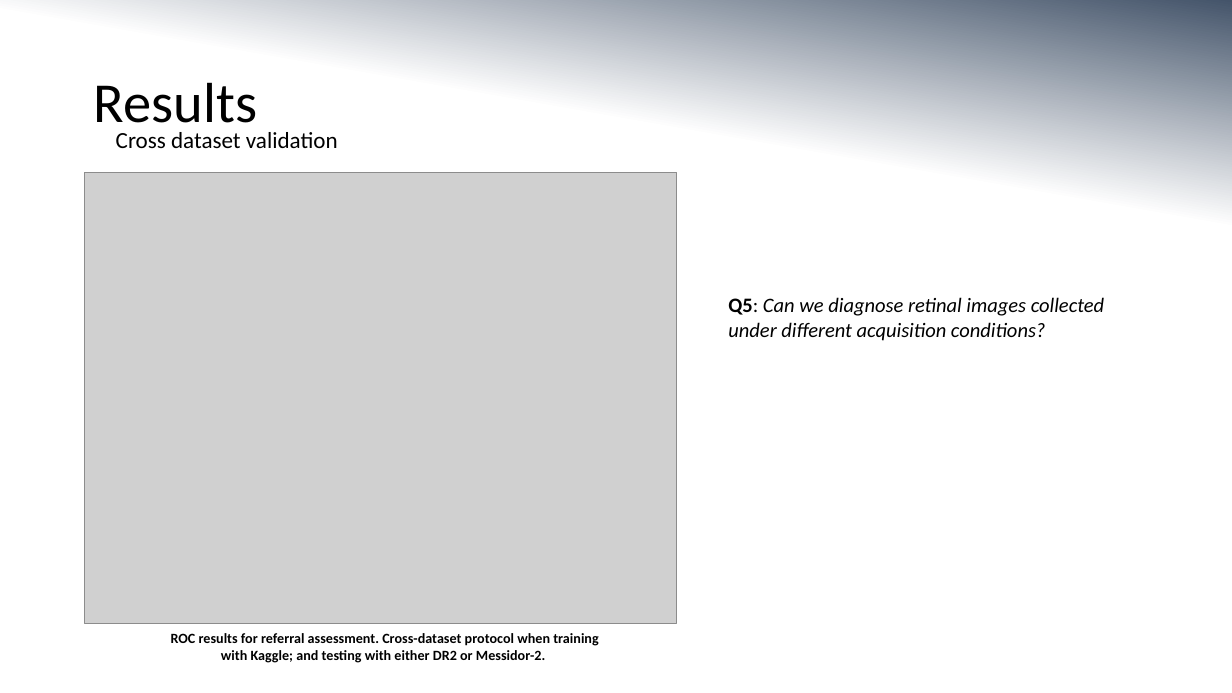
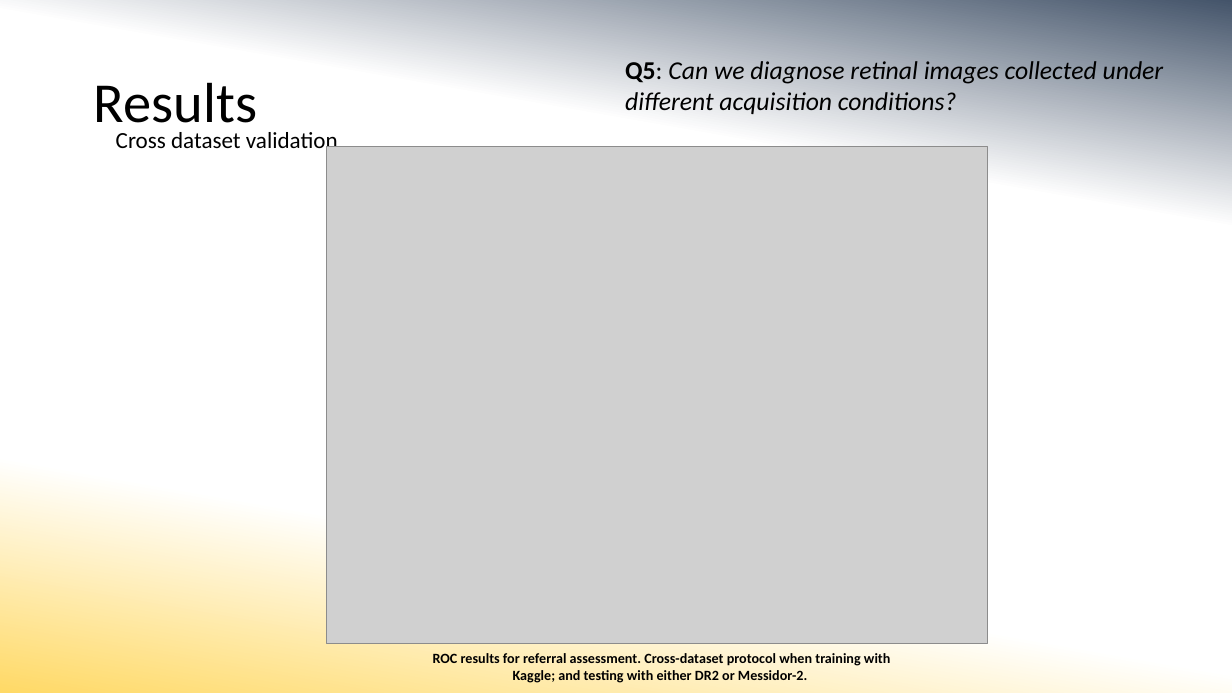
Before and after one commit to MorganMWJ/sem1020-paper-presentations, a slide deck: slide 12 of dr_slides.pptx (slide 11 before the commit). Drawn at 1232x693 pixels with LibreOffice and Linux fonts; fonts in the diff are those of the drawing; grey boxes stand for pictures. Boxes give left, top, right and bottom in pixels: in the first picture for what was removed or moved away, otherwise in the second. Text is boxed around its words. In the diff, an @@ line names an element or a change of style, - is before the commit and + after.

```diff
--- a/dr_slides.pptx
+++ b/dr_slides.pptx
@@ background gradient #44546A to #FFFFFF to gradient #44546A to #FFFFFF to #FFD966 @@
@@ text "Q5: Can we diagnose retinal ...": place and size @@
-text "Q5: Can we diagnose retinal ..." at box(728, 297, 1104, 341)
+text "Q5: Can we diagnose retinal ..." at box(625, 61, 1164, 114)
@@ text "Q5: Can we diagnose retinal ..." at box(625, 61, 1164, 114): size 16 to 20 pt @@
@@ picture: place and size @@
-picture at box(85, 172, 677, 623)
+picture at box(327, 146, 988, 643)
@@ text "ROC results for referral assessment. ..." rewrapped from box(171, 633, 598, 663) to box(433, 653, 890, 683) @@
```
Also in this commit, not shown: 12 other slides changed, 2 slides added, 1 slide removed, 1 other file.
